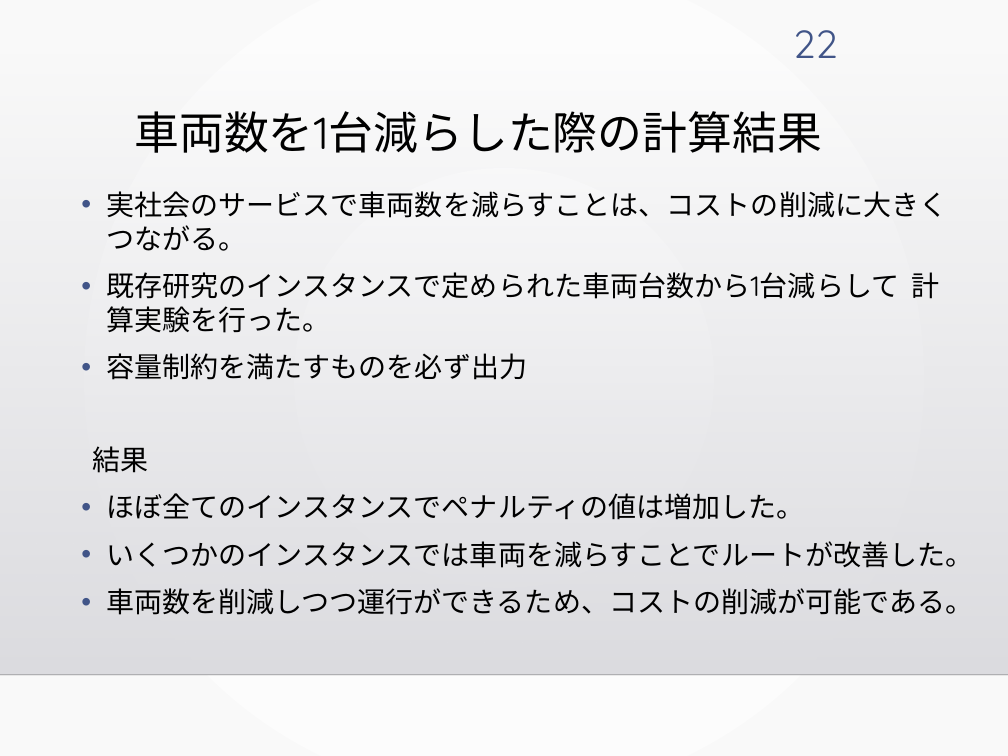
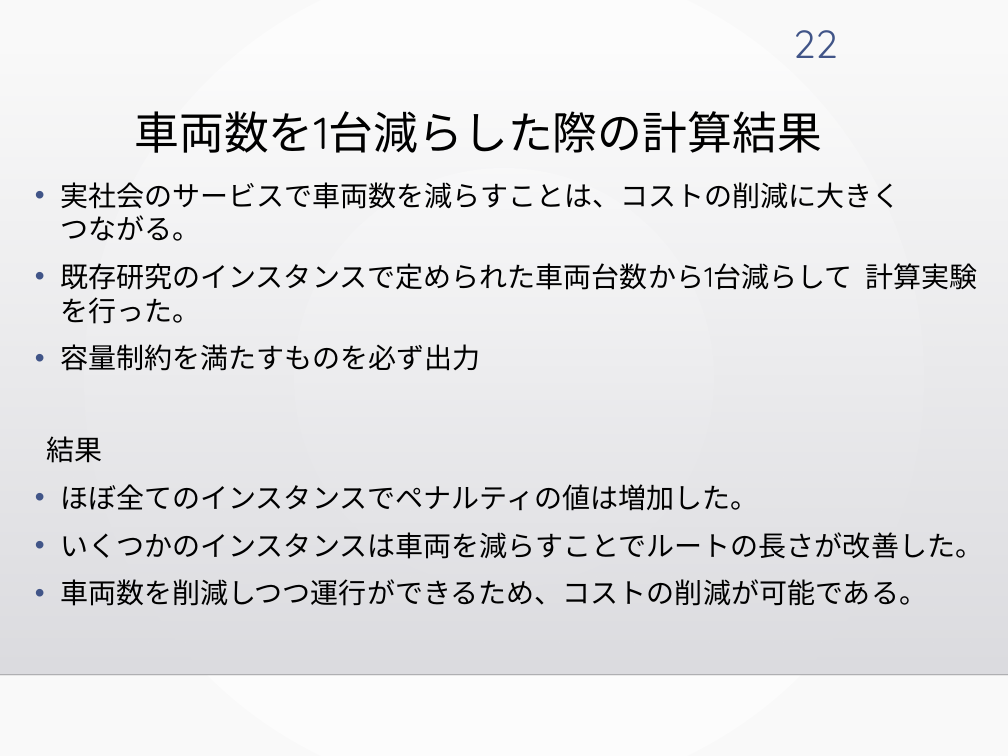
Before and after one commit to kotaro400/DARP, a slide deck: slide 22 of 卒論発表_10分用.pptx. Drawn at 1008x756 pixels with LibreOffice and Linux fonts; fonts in the diff are those of the drawing; background and template pictures are left out. Boxes give left, top, right and bottom in pixels: in the first picture for what was removed or moved away, otherwise in the second. Text is boxed around its words. In the diff, an @@ line names an element or a change of style, - is before the commit and + after.

```diff
--- a/卒論発表_10分用.pptx
+++ b/卒論発表_10分用.pptx
@@ text "実社会のサービスで車両数を減らすことは、コストの削減に大きく つながる。" moved from (x1=93, y1=191, x2=973, y2=615) to (x1=46, y1=182, x2=983, y2=606) @@
@@ text at (x1=60, y1=182, x2=901, y2=241): spaces changed @@
-• 実社会のサービスで車両数を減らすことは、コストの削減に大きくつながる。
+• 実社会のサービスで車両数を減らすことは、コストの削減に大きく つながる。
@@ text at (x1=60, y1=532, x2=983, y2=559): text changed @@
-• いくつかのインスタンスでは車両を減らすことでルートが改善した。
+• いくつかのインスタンスは車両を減らすことでルートの長さが改善した。
```
Also in this commit, not shown: 4 other slides changed.
